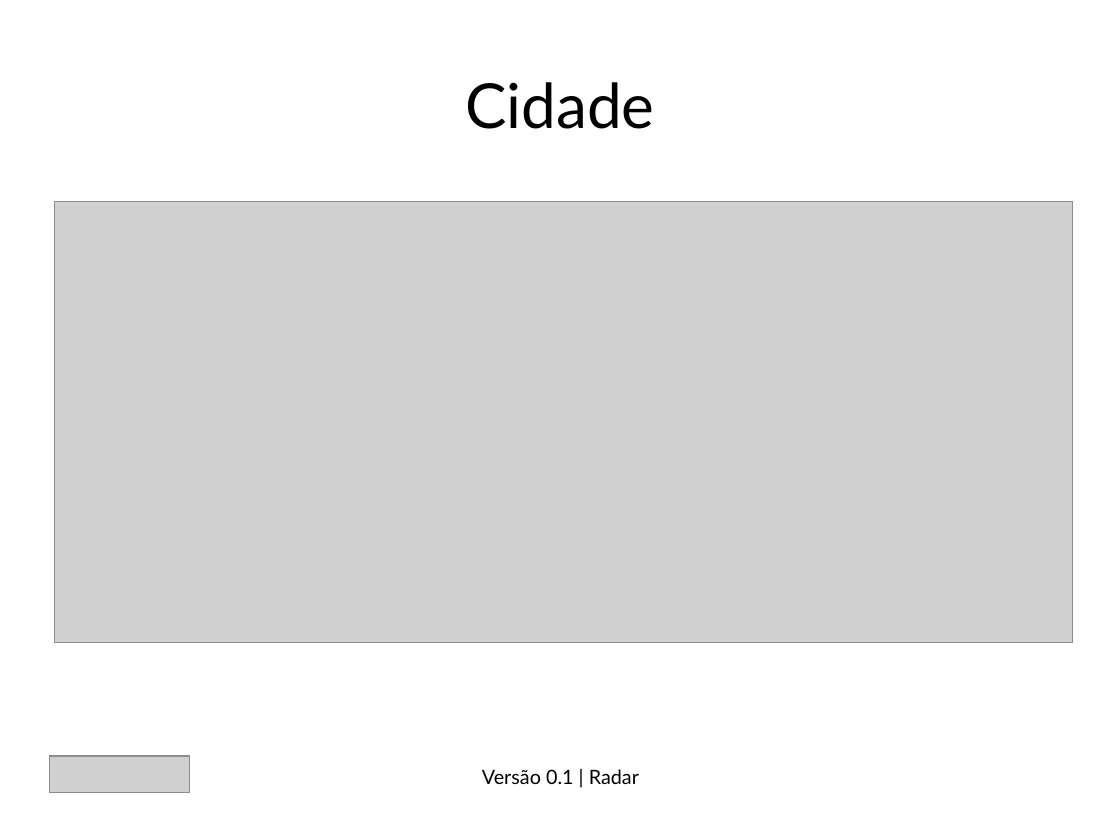
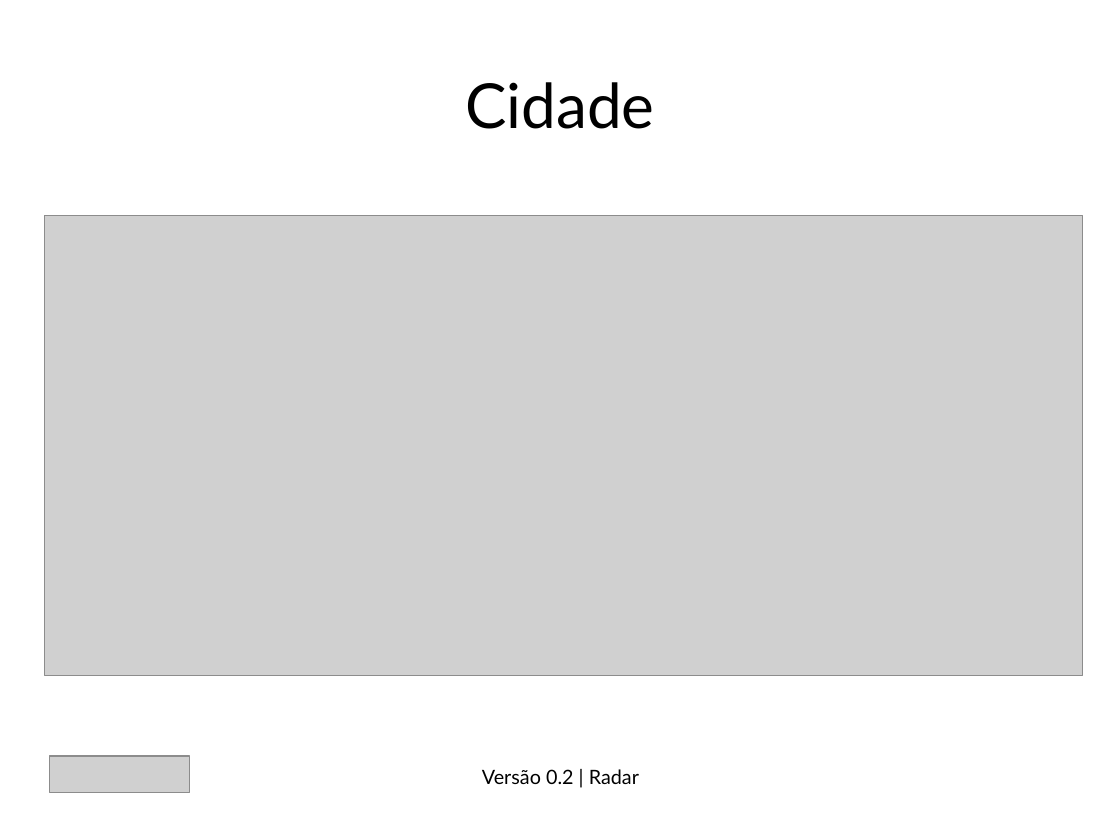
Before and after one commit to daniloax/lic, a slide deck: slide 3 of 20142/poo/projeto/radar.odp. Drawn at 1120x840 pixels with LibreOffice and Linux fonts; fonts in the diff are those of the drawing; grey boxes stand for pictures. Boxes give left, top, right and bottom in pixels: in the first picture for what was removed or moved away, otherwise in the second. Text is boxed around its words. In the diff, an @@ line names an element or a change of style, - is before the commit and + after.

Commit message:
radar versão 0.2

```diff
--- a/20142/poo/projeto/radar.odp
+++ b/20142/poo/projeto/radar.odp
@@ picture: place and size @@
-picture at (54, 201, 1073, 643)
+picture at (45, 215, 1083, 676)
@@ text at (482, 769, 639, 784): text changed @@
-Versão 0.1 | Radar
+Versão 0.2 | Radar
```
Also in this commit, not shown: 3 other slides changed, 9 other files.
